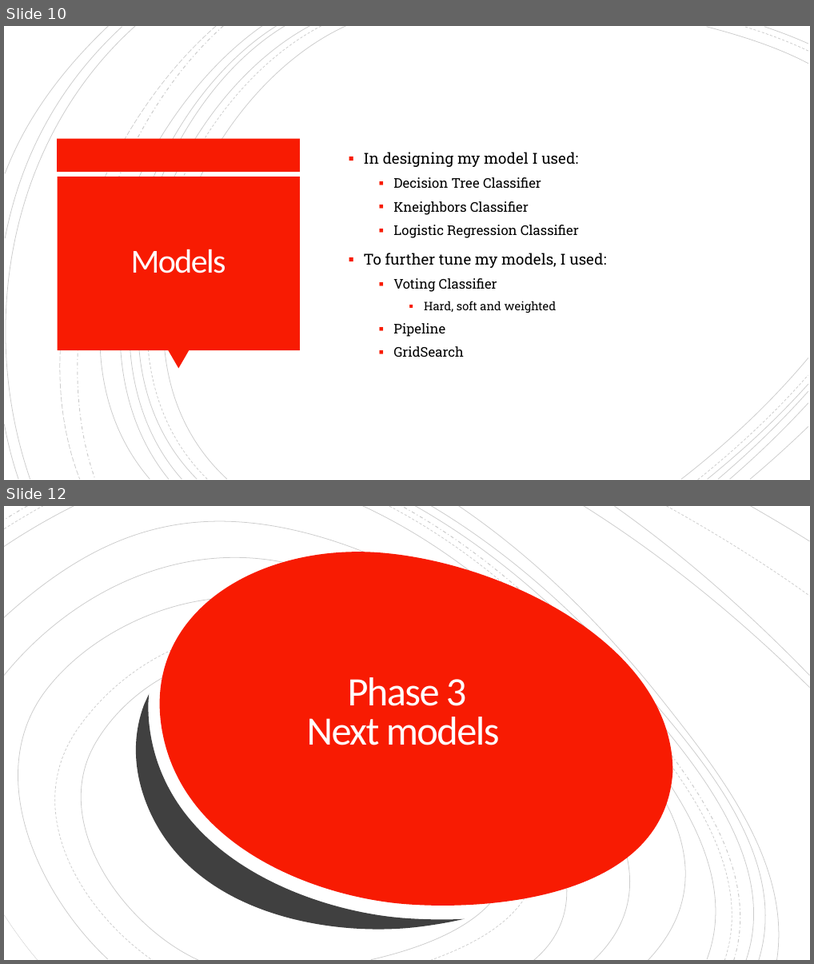
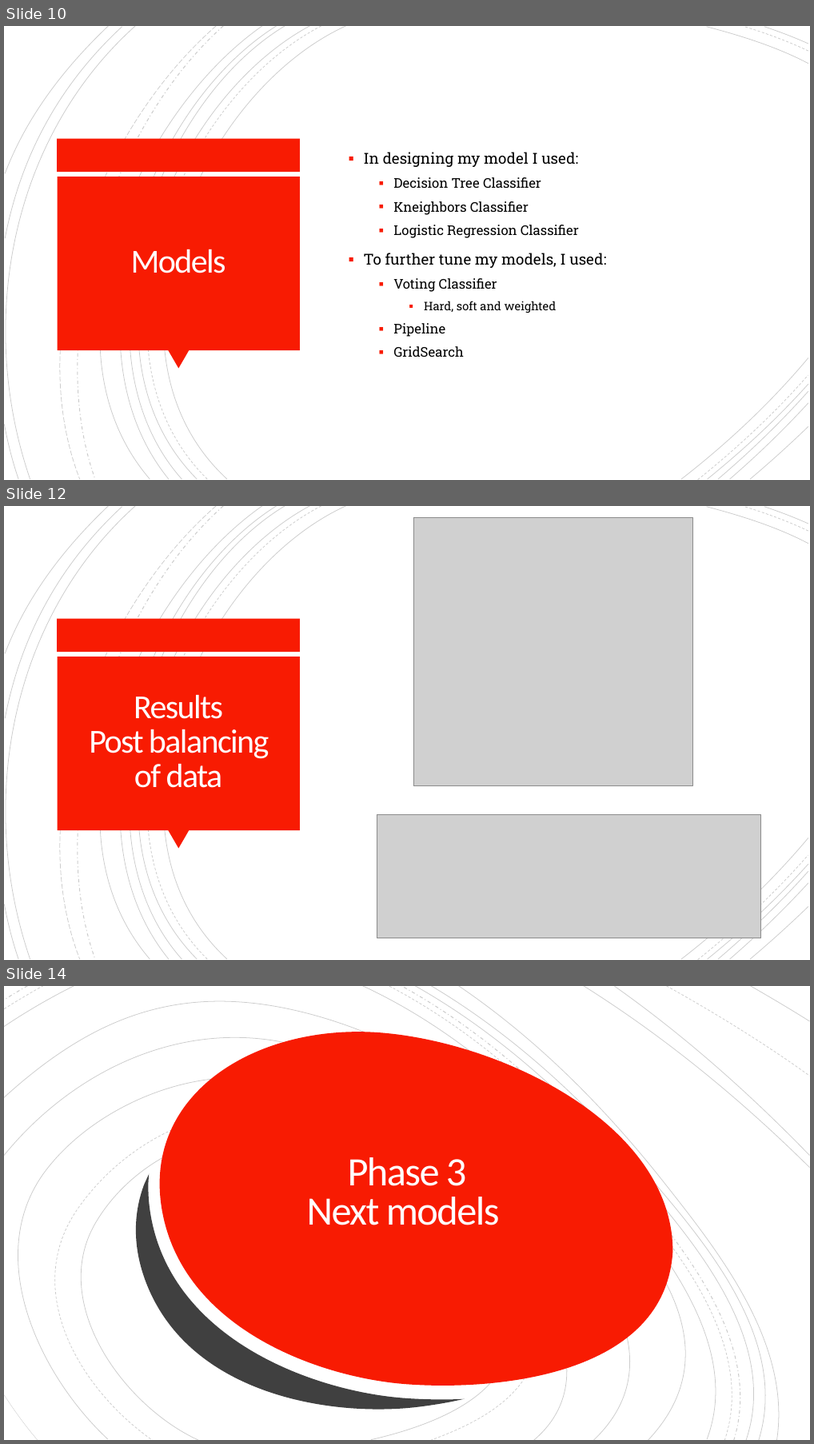
Before and after one commit to adamk6/codingDojoFinalProject, a slide deck: Coding Dojo - Final Project - Adam Kolodny.pptx. Shown one above the other, each under a label of ours: slides 10 and 12 before the commit, slides 10, 12 and 14 after it; the slides between them are not shown. The pictures are 814x964 and 814x1444 pixels, drawn with LibreOffice and Linux fonts; fonts in the diff are those of the drawing; grey boxes stand for pictures; background and template pictures are left out. Boxes give left, top, right and bottom in pixels: in the first picture for what was removed or moved away, otherwise in the second. Text is boxed around its words. In the diff, an @@ line names an element or a change of style, - is before the commit and + after.

```diff
--- a/Coding Dojo - Final Project - Adam Kolodny.pptx
+++ b/Coding Dojo - Final Project - Adam Kolodny.pptx
@@ slide 12 added at (4,506,810,960), background #FFFFFF; not listed: 24 template elements that a slide beside it also shows @@
@@ picture added at (414,517,693,786) @@
@@ title added at (89,695,270,788), 40 pt, text #FFFEFF @@
+Results
+Post balancing of data
@@ picture added at (377,814,762,937) @@
@@ what was slide 12 is now slide 14 @@
```
Also in this commit, not shown: 2 other slides added, 1 slide removed.
